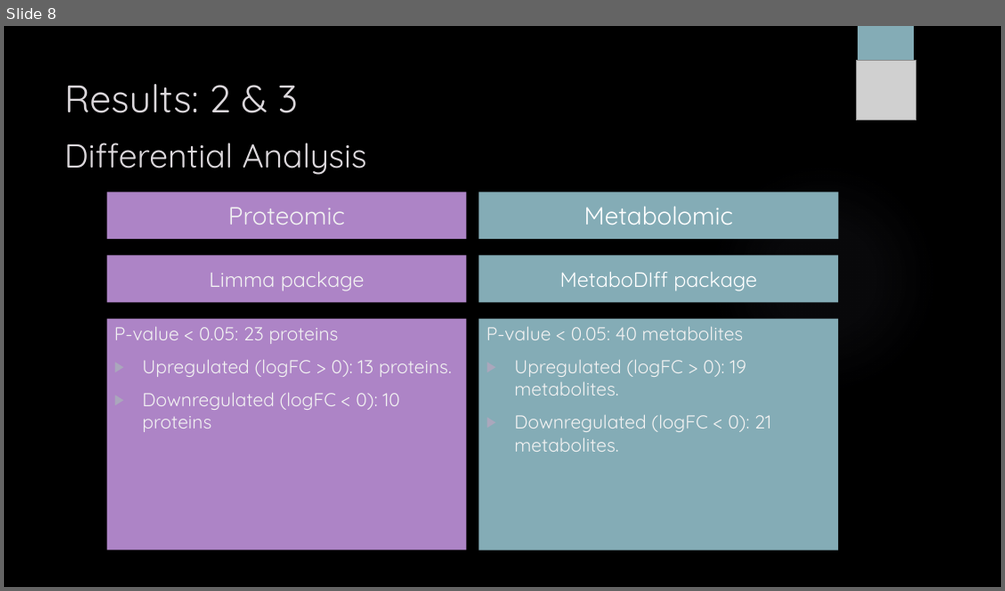
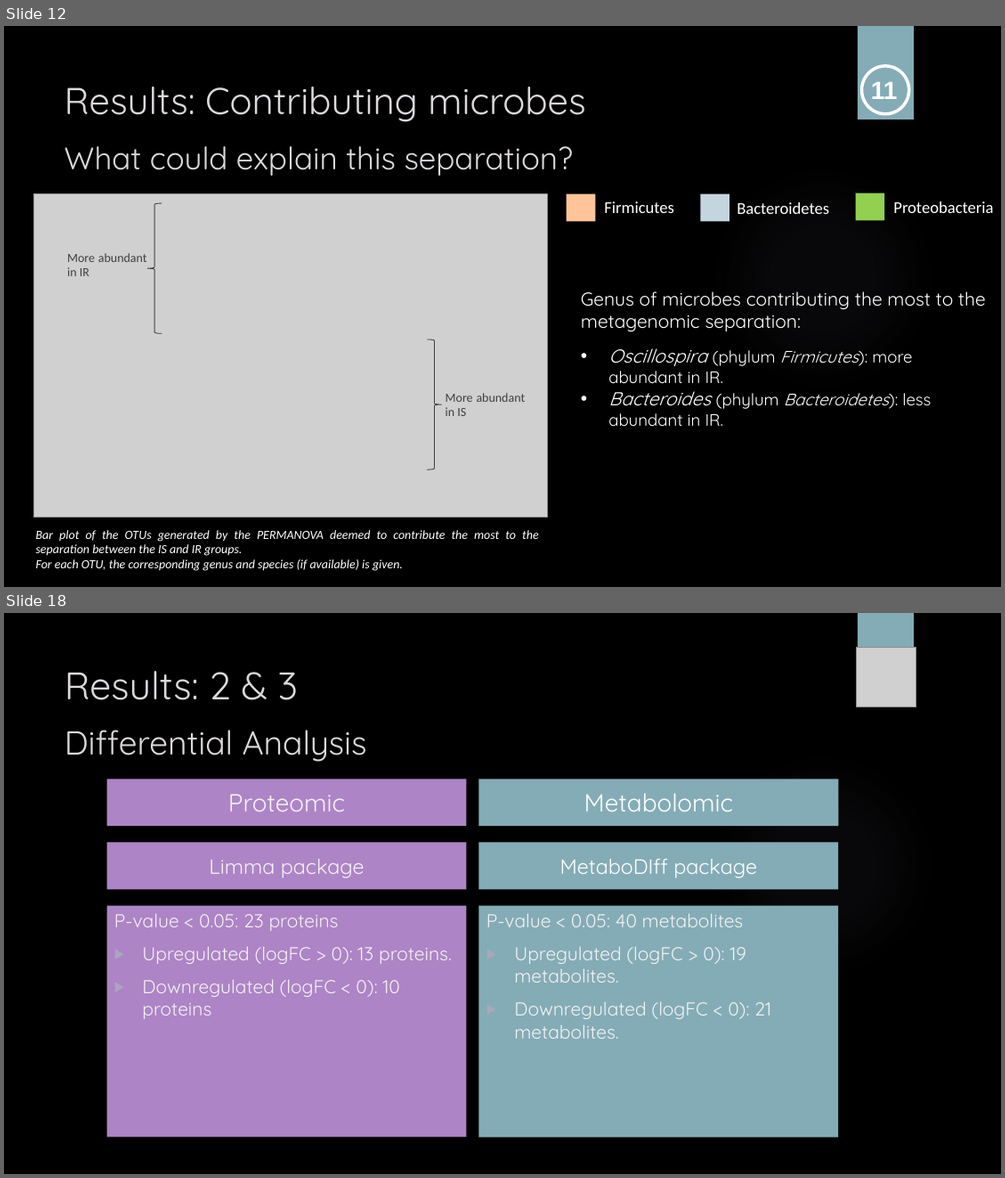
Before and after one commit to sabdeolive/Sabrina_BMS_Bachelor-Internship, a slide deck: Final Presentation.pptx. Shown one above the other, each under a label of ours: slide 8 before the commit, slides 12 and 18 after it; the slides between them are not shown. The pictures are 1005x591 and 1005x1178 pixels, drawn with LibreOffice and Linux fonts; fonts in the diff are those of the drawing; grey boxes stand for pictures; background and template pictures are left out. Boxes give left, top, right and bottom in pixels: in the first picture for what was removed or moved away, otherwise in the second. Text is boxed around its words. In the diff, an @@ line names an element or a change of style, - is before the commit and + after.

```diff
--- a/Final Presentation.pptx
+++ b/Final Presentation.pptx
@@ slide 12 added at bbox=[4, 26, 1001, 587], background picture (left out); not listed: 2 template elements that a slide beside it also shows @@
@@ ellipse added at bbox=[862, 66, 909, 113], outline #FFFFFF 3 pt @@
@@ text added at bbox=[65, 87, 585, 176], 30 pt, text #DCD8DC @@
+Results: Contributing microbes
+What could explain this separation?
@@ text added at bbox=[871, 82, 898, 99], 24 pt, text #FFFFFF, bold @@
+11
@@ picture added at bbox=[34, 193, 548, 517] @@
@@ left brace added at bbox=[147, 203, 162, 333], outline #404040 0.75 pt @@
@@ rectangle added at bbox=[566, 194, 596, 222], fill #FFC497 @@
@@ text added at bbox=[604, 201, 674, 213], 16 pt, text #FFFFFF @@
+Firmicutes
@@ rectangle added at bbox=[700, 194, 729, 222], fill #C3D5DF @@
@@ text added at bbox=[736, 202, 829, 214], 16 pt, text #FFFFFF @@
+Bacteroidetes
@@ rectangle added at bbox=[856, 192, 885, 220], fill #92D050 @@
@@ text added at bbox=[893, 201, 993, 213], 16 pt, text #FFFFFF @@
+Proteobacteria
@@ text added at bbox=[67, 253, 147, 276], 12 pt, text #404040 @@
+More abundant in IR
@@ text added at bbox=[581, 291, 986, 426], 18 pt, text #FFFFFF @@
+Genus of microbes contributing the most to the metagenomic separation:
+• Oscillospira (phylum Firmicutes): more abundant in IR.
+• Bacteroides (phylum Bacteroidetes): less abundant in IR.
@@ left brace added at bbox=[428, 339, 442, 469], outline #404040 0.75 pt @@
@@ text added at bbox=[445, 393, 526, 416], 12 pt, text #404040 @@
+More abundant in IS
@@ text added at bbox=[36, 530, 539, 571], 12 pt, text #FFFFFF, italic @@
+Bar plot of the OTUs generated by the PERMANOVA deemed to contribute the most to the separation between the IS and IR groups.
+For each OTU, the corresponding genus and species (if available) is given.
@@ what was slide 8 is now slide 18 @@
```
Also in this commit, not shown: 1 slide changed, 14 other slides added.
